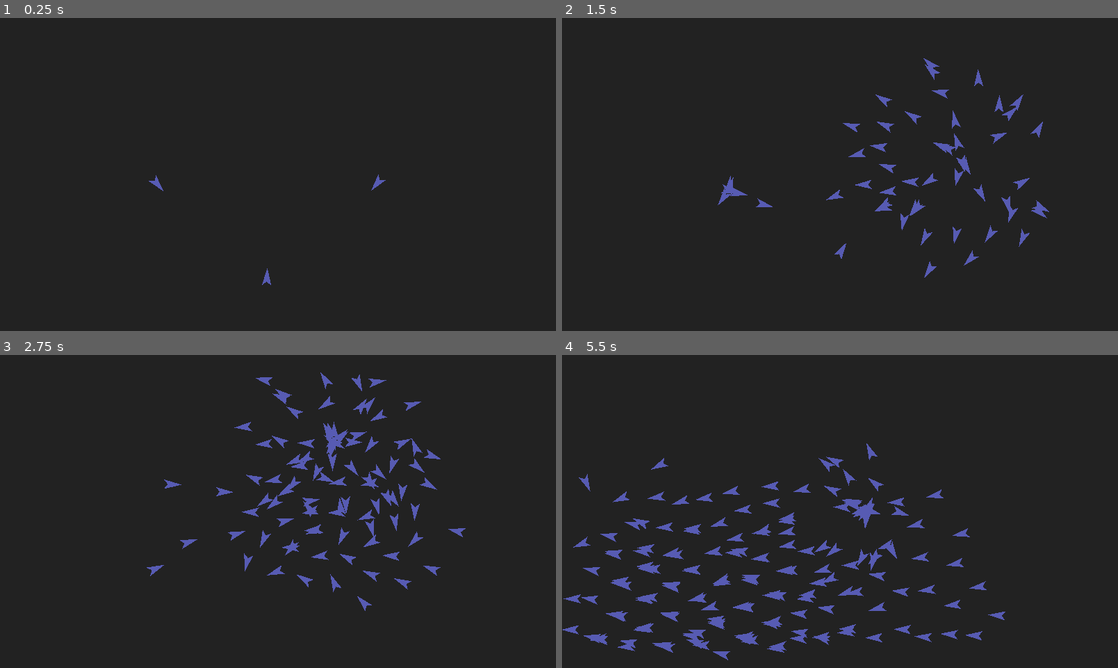
Above: before the commit, frames 1-4 (two rows, left to right).
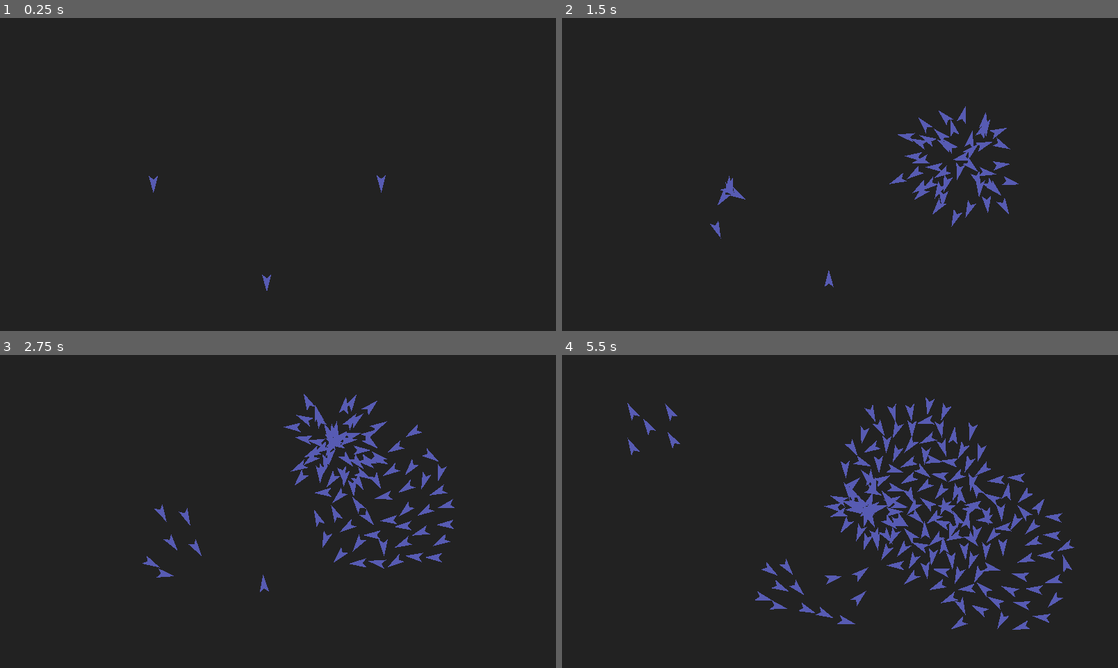
Above: after the commit, the same moments.

Repository: blinry/boids
Game: Godot game, scene res://main.tscn
Two runs of this game, one before a commit and one after it. Both use one fixed random seed, a clock stepped at 60 frames per second and the inputs below.
Inputs (mouse positions are in pixels of both pictures, inside the frame that each line leads up to):
- Up to frame 1 (0.25 s): no input
- Up to frame 2 (1.5 s): move the mouse to (962, 158) at 0.52 s; press the mouse at (962, 158) at 0.53 s; move the mouse to (728, 190) at 1.27 s; release the mouse at (728, 190) at 1.28 s; click (728, 190) at 1.35 s
- Up to frame 3 (2.75 s): move the mouse to (333, 442) at 2.02 s; press the mouse at (333, 442) at 2.03 s
- Up to frame 4 (5.5 s): move the mouse to (812, 574) at 2.77 s; release the mouse at (812, 574) at 2.78 s; click (812, 574) at 2.85 s; move the mouse to (1006, 558) at 3.52 s; press the mouse at (1006, 558) at 3.53 s; move the mouse to (673, 464) at 4.27 s; release the mouse at (673, 464) at 4.28 s; click (673, 464) at 4.35 s; move the mouse to (867, 511) at 5.02 s; press the mouse at (867, 511) at 5.03 s

The runs differ from the first frame. In frame 1, 0.1% of the frame differs, in the area x 26-70%, y 50-88%; in frame 2, 3.2%; in frame 3, 5.3%; in frame 4, 10%, in the area x 0-93%, y 13-98%.

Commit message:
Areas for vision

Diff:
--- a/boid.gd
+++ b/boid.gd
@@ -3,31 +3,45 @@
 var velocity = Vector2(0, 100)
 
 func _process(delta):
-	if get_parent().average_position:
-		velocity += cohesion()*10
-	velocity += separation()*0.2
-	if get_parent().average_velocity:
-		velocity += alignment()*0.05
+	velocity += cohesion()*0.01
+	velocity += separation()*4
+	velocity += alignment()*0.05
 
 	velocity += edge_avoid()*50
 
-	velocity *= 0.995
+	velocity *= 1.005
 
 	position += delta*velocity
 	rotation = velocity.angle()
 
 func cohesion():
-	return (get_parent().average_position-position).normalized()
+	var average = Vector2.ZERO
+	var areas = $CohesionVision.get_overlapping_areas()
+	if areas.size() == 0:
+		return average
+	for area in areas:
+		var boid = area.get_parent()
+		average += boid.position
+	average /= areas.size()
+	return (average - position)
 
 func alignment():
-	return (get_parent().average_velocity-velocity)
+	var average = Vector2.ZERO
+	var areas = $AlignmentVision.get_overlapping_areas()
+	if areas.size() == 0:
+		return average
+	for area in areas:
+		var boid = area.get_parent()
+		average += boid.velocity
+	average /= areas.size()
+	return (average - velocity)
 
 func separation():
 	var change = Vector2.ZERO
-	for boid in get_tree().get_nodes_in_group("boids"):
+	for area in $SeparationVision.get_overlapping_areas():
+		var boid = area.get_parent()
 		var diff = (boid.position - position)
-		if diff.length() < 100:
-			change -= diff
+		change -= diff.normalized()
 	return change
 
 func edge_avoid():
--- a/boid.tscn
+++ b/boid.tscn
@@ -1,6 +1,15 @@
-[gd_scene load_steps=2 format=2]
+[gd_scene load_steps=5 format=2]
 
 [ext_resource path="res://boid.gd" type="Script" id=1]
+
+[sub_resource type="CircleShape2D" id=1]
+radius = 28.5878
+
+[sub_resource type="CircleShape2D" id=3]
+radius = 171.113
+
+[sub_resource type="CircleShape2D" id=2]
+radius = 164.756
 
 [node name="Boid" type="Node2D" groups=[
 "boids",
@@ -12,3 +21,25 @@
 scale = Vector2( 0.5, 0.5 )
 color = Color( 0.345098, 0.360784, 0.705882, 1 )
 polygon = PoolVector2Array( -0.245453, -66.6254, 33.7319, 55.693, -0.245453, 29.1907, -31.5046, 56.3726 )
+
+[node name="SeparationVision" type="Area2D" parent="."]
+visible = false
+collision_layer = 2
+collision_mask = 2
+
+[node name="CollisionShape2D" type="CollisionShape2D" parent="SeparationVision"]
+shape = SubResource( 1 )
+
+[node name="AlignmentVision" type="Area2D" parent="."]
+visible = false
+collision_layer = 4
+collision_mask = 4
+
+[node name="CollisionShape2D" type="CollisionShape2D" parent="AlignmentVision"]
+shape = SubResource( 3 )
+
+[node name="CohesionVision" type="Area2D" parent="."]
+visible = false
+
+[node name="CollisionShape2D" type="CollisionShape2D" parent="CohesionVision"]
+shape = SubResource( 2 )
--- a/main.gd
+++ b/main.gd
@@ -1,7 +1,4 @@
 extends Node2D
-
-var average_position
-var average_velocity
 
 func _ready():
 	pass
@@ -12,14 +9,3 @@
 		pod.position = get_global_mouse_position()
 		pod.velocity = Vector2(rand_range(-300, 300), rand_range(-300, 300))
 		add_child(pod)
-
-	average_position = Vector2.ZERO
-	var boids = get_tree().get_nodes_in_group("boids")
-	for boid in boids:
-		average_position += boid.position
-	average_position = average_position/boids.size()
-
-	average_velocity = Vector2.ZERO
-	for boid in boids:
-		average_velocity += boid.velocity
-	average_velocity = average_velocity/boids.size()
